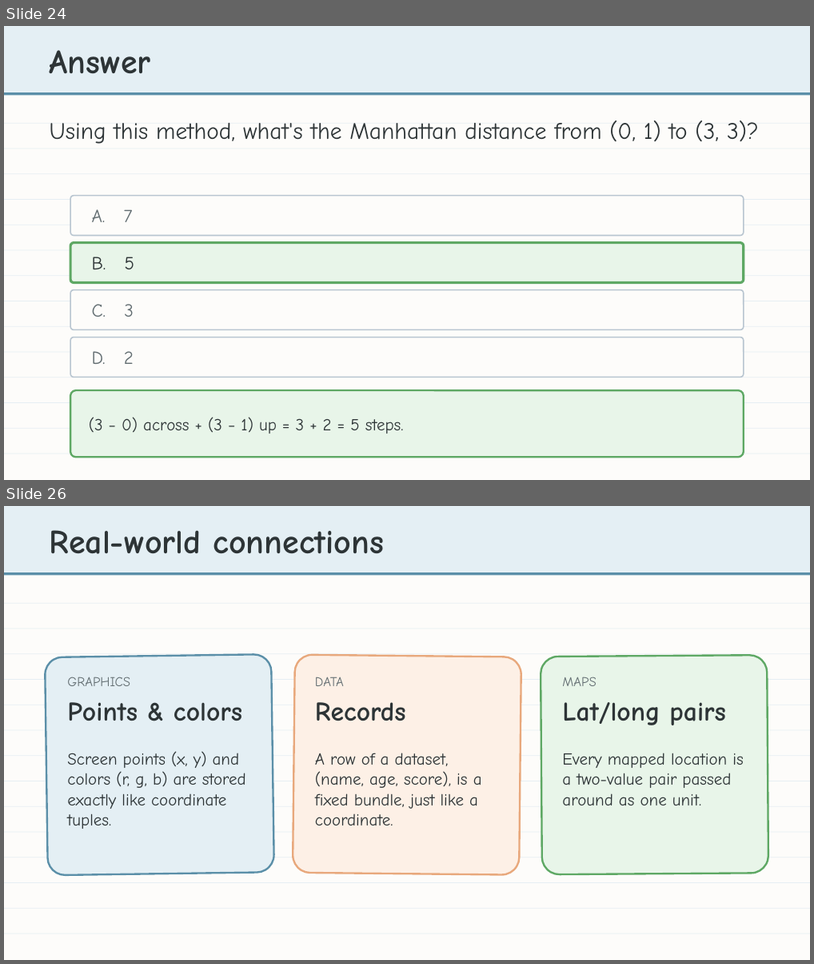
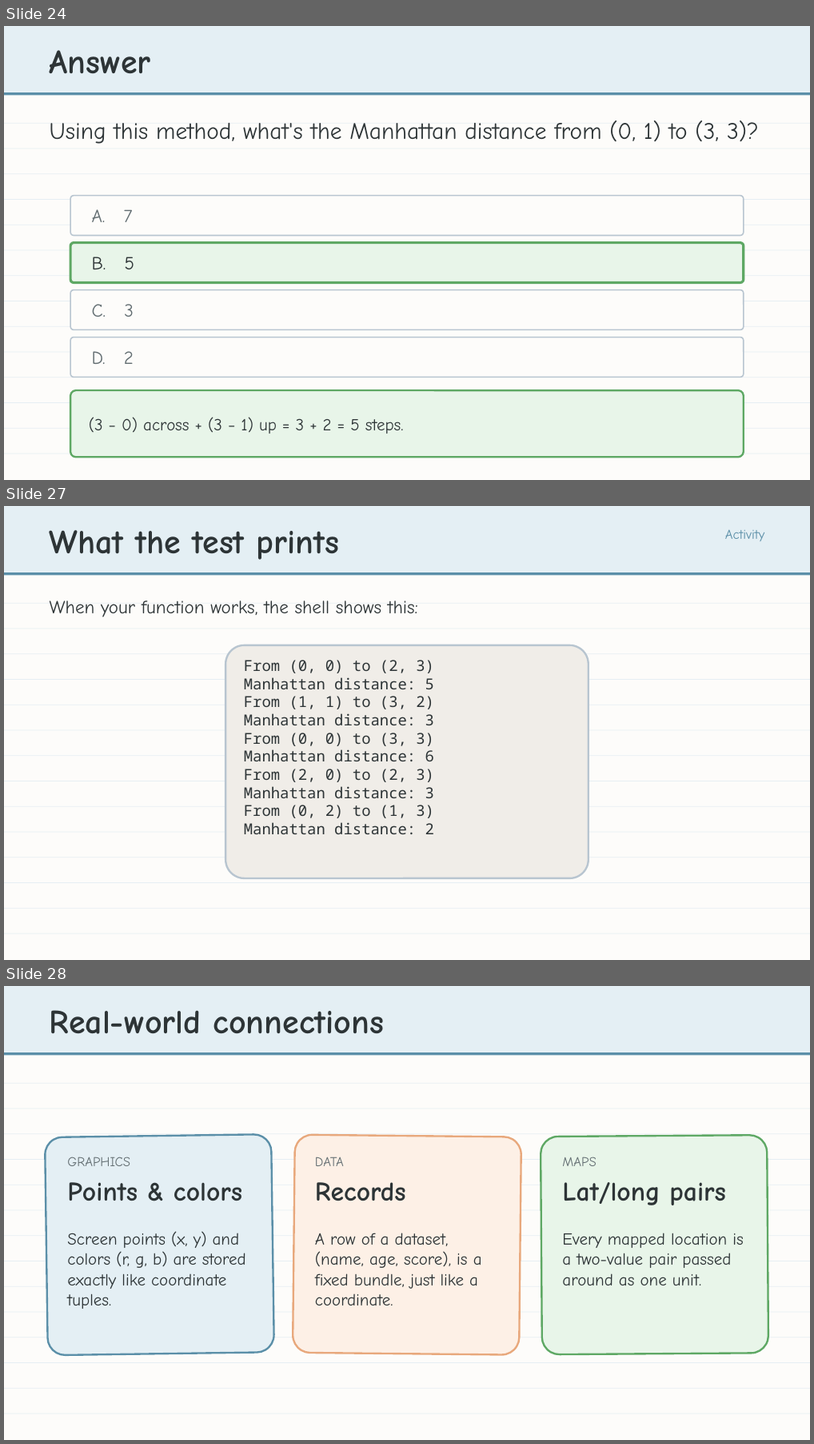
Before and after one commit to bradamiller/LearningPython, a slide deck: static/slides/module-04-manhattan/module-4-lesson-02-tuples.pptx. Shown one above the other, each under a label of ours: slides 24 and 26 before the commit, slides 24, 27 and 28 after it; the slides between them are not shown. The pictures are 814x964 and 814x1444 pixels, drawn with LibreOffice and Linux fonts; fonts in the diff are those of the drawing. Boxes give left, top, right and bottom in pixels: in the first picture for what was removed or moved away, otherwise in the second. Text is boxed around its words. In the diff, an @@ line names an element or a change of style, - is before the commit and + after.

```diff
--- a/static/slides/module-04-manhattan/module-4-lesson-02-tuples.pptx
+++ b/static/slides/module-04-manhattan/module-4-lesson-02-tuples.pptx
@@ slide 27 added at box(4, 506, 810, 960), background #FDFCFA @@
@@ rectangle added at box(4, 506, 810, 572), fill #E4EFF4 @@
@@ text added at box(50, 530, 339, 560), 40 pt, text #2D3436, bold @@
+What the test prints
@@ text added at box(726, 530, 765, 541), 16 pt, text #5B8FA8 @@
+Activity
@@ rectangle added at box(4, 572, 810, 575), fill #5B8FA8 @@
@@ text added at box(50, 600, 418, 617), 22 pt, text #2D3436 @@
+When your function works, the shell shows this:
@@ rectangle added at box(4, 603, 810, 604), fill #E6EEF3 @@
@@ rectangle added at box(4, 628, 810, 629), fill #E6EEF3 @@
@@ rounded rectangle added at box(226, 645, 589, 878), fill #F0EDE8, outline #B8C5D0 2.25 pt @@
@@ rectangle added at box(4, 654, 810, 654), fill #E6EEF3 @@
@@ text added at box(244, 660, 434, 834), 18 pt, text #2D3436 @@
+From (0, 0) to (2, 3)
+Manhattan distance: 5
+From (1, 1) to (3, 2)
+Manhattan distance: 3
+From (0, 0) to (3, 3)
+Manhattan distance: 6
+From (2, 0) to (2, 3)
+Manhattan distance: 3
+From (0, 2) to (1, 3)
+Manhattan distance: 2
@@ rectangle added at box(4, 679, 810, 680), fill #E6EEF3 @@
@@ rectangle added at box(4, 704, 810, 705), fill #E6EEF3 @@
@@ rectangle added at box(4, 730, 810, 731), fill #E6EEF3 @@
@@ rectangle added at box(4, 756, 810, 756), fill #E6EEF3 @@
@@ rectangle added at box(4, 780, 810, 781), fill #E6EEF3 @@
@@ rectangle added at box(4, 806, 810, 807), fill #E6EEF3 @@
@@ rectangle added at box(4, 832, 810, 832), fill #E6EEF3 @@
@@ rectangle added at box(4, 857, 810, 857), fill #E6EEF3 @@
@@ rectangle added at box(4, 882, 810, 883), fill #E6EEF3 @@
@@ rectangle added at box(4, 908, 810, 908), fill #E6EEF3 @@
@@ rectangle added at box(4, 933, 810, 934), fill #E6EEF3 @@
@@ what was slide 26 is now slide 28 @@
```
Also in this commit, not shown: 1 slide changed, 2 other slides added, 1 slide removed, 3 other files.
